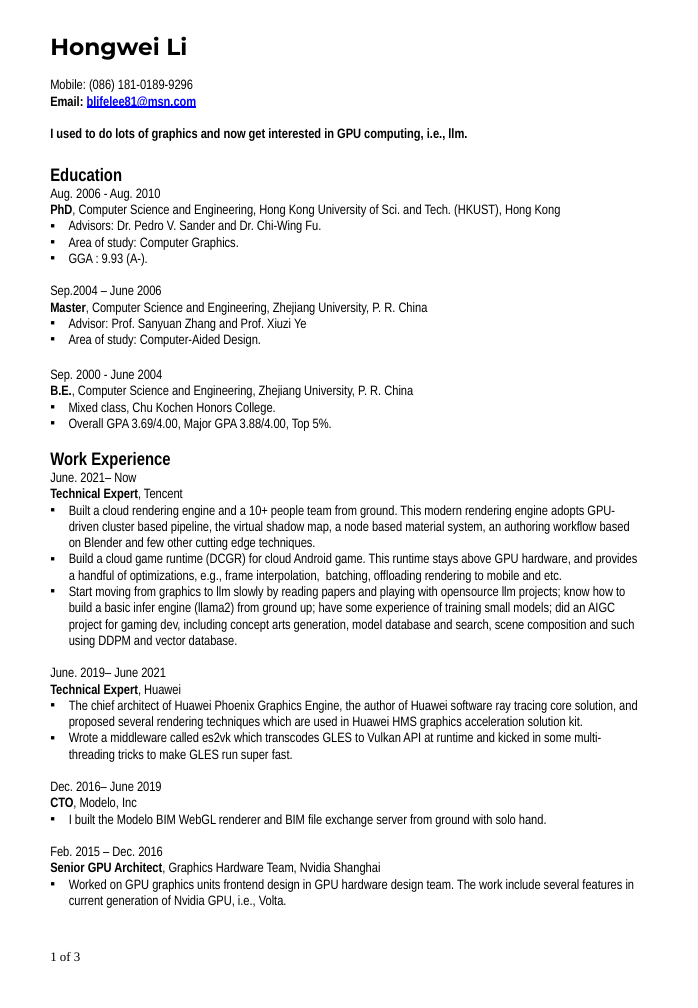
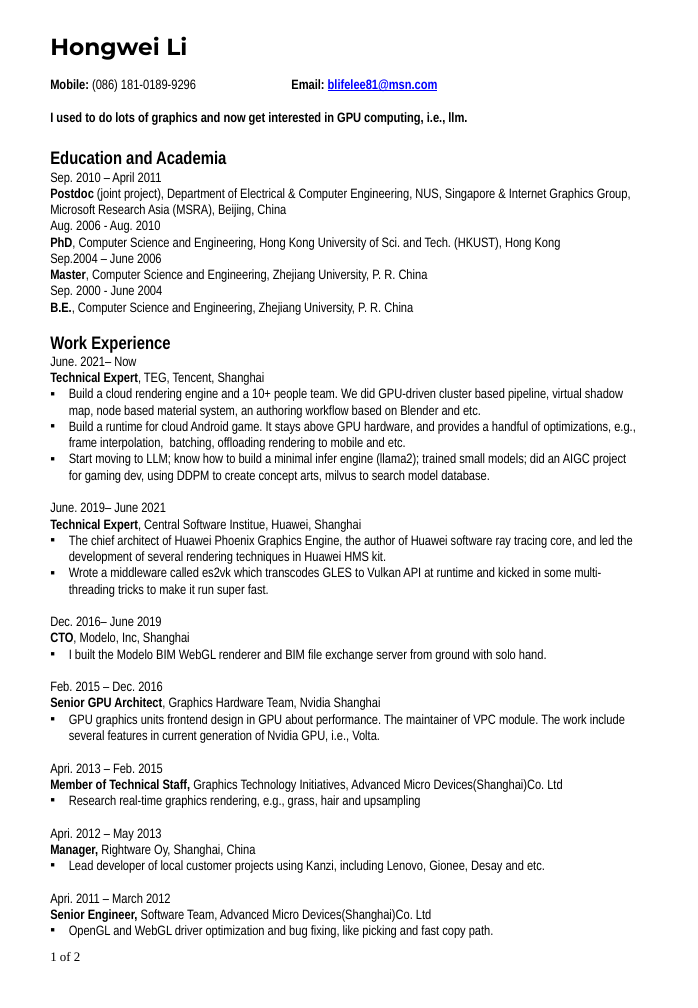
Before and after one commit to lihw/lihw.github.io, a slide deck: slide 1 of lihw_cv.pptx. Drawn at 698x1008 pixels with LibreOffice and Linux fonts; fonts in the diff are those of the drawing. Boxes give left, top, right and bottom in pixels: in the first picture for what was removed or moved away, otherwise in the second. Text is boxed around its words. In the diff, an @@ line names an element or a change of style, - is before the commit and + after.

```diff
--- a/lihw_cv.pptx
+++ b/lihw_cv.pptx
@@ text at box(50, 79, 438, 92): text changed; bold on @@
-Mobile: (086) 181-0189-9296
-Email: blifelee81@msn.com
+Mobile: (086) 181-0189-9296 Email: blifelee81@msn.com
@@ text at box(50, 151, 631, 217): text changed; size 14 to 10.5 pt; bold off @@
-Education
+Education and Academia
+Sep. 2010 – April 2011
+Postdoc (joint project), Department of Electrical & Computer Engineering, NUS, Singapore & Internet Graphics Group, Microsoft Research Asia (MSRA), Beijing, China
@@ text at box(69, 220, 321, 266): paragraphs removed @@
-▪ Advisors: Dr. Pedro V. Sander and Dr. Chi-Wing Fu.
-▪ Area of study: Computer Graphics.
-▪ GGA : 9.93 (A-).
@@ text at box(69, 318, 307, 347): paragraphs removed @@
-▪ Advisor: Prof. Sanyuan Zhang and Prof. Xiuzi Ye
-▪ Area of study: Computer-Aided Design.
@@ text at box(50, 372, 636, 483): text changed @@
-Technical Expert, Tencent
-  ▪ Built a cloud rendering engine and a 10+ people team from ground. This modern rendering engine adopts GPU-driven cluster based pipeline, the virtual shadow map, a node based material system, an authoring workflow based on Blender and few other cutting edge techniques.
-  ▪ Build a cloud game runtime (DCGR) for cloud Android game. This runtime stays above GPU hardware, and provides a handful of optimizations, e.g., frame interpolation, batching, offloading rendering to mobile and etc.
-  ▪ Start moving from graphics to llm slowly by reading papers and playing with opensource llm projects; know how to build a basic infer engine (llama2) from ground up; have some experience of training small models; did an AIGC project for gaming dev, including concept arts generation, model database and search, scene composition and such using DDPM and vector database.
+Technical Expert, TEG, Tencent, Shanghai
+  ▪ Build a cloud rendering engine and a 10+ people team. We did GPU-driven cluster based pipeline, virtual shadow map, node based material system, an authoring workflow based on Blender and etc.
+  ▪ Build a runtime for cloud Android game. It stays above GPU hardware, and provides a handful of optimizations, e.g., frame interpolation, batching, offloading rendering to mobile and etc.
+  ▪ Start moving to LLM; know how to build a minimal infer engine (llama2); trained small models; did an AIGC project for gaming dev, using DDPM to create concept arts, milvus to search model database.
@@ text at box(69, 402, 332, 431): paragraphs removed @@
-▪ Mixed class, Chu Kochen Honors College.
-▪ Overall GPA 3.69/4.00, Major GPA 3.88/4.00, Top 5%.
@@ text at box(50, 519, 632, 597): text changed @@
-Technical Expert, Huawei
-  ▪ The chief architect of Huawei Phoenix Graphics Engine, the author of Huawei software ray tracing core solution, and proposed several rendering techniques which are used in Huawei HMS graphics acceleration solution kit.
-  ▪ Wrote a middleware called es2vk which transcodes GLES to Vulkan API at runtime and kicked in some multi-threading tricks to make GLES run super fast.
+Technical Expert, Central Software Institue, Huawei, Shanghai
+  ▪ The chief architect of Huawei Phoenix Graphics Engine, the author of Huawei software ray tracing core, and led the development of several rendering techniques in Huawei HMS kit.
+  ▪ Wrote a middleware called es2vk which transcodes GLES to Vulkan API at runtime and kicked in some multi-threading tricks to make it run super fast.
@@ text at box(50, 632, 190, 645): text changed @@
-CTO, Modelo, Inc
+CTO, Modelo, Inc, Shanghai
@@ text at box(50, 714, 625, 938): text changed @@
-  ▪ Worked on GPU graphics units frontend design in GPU hardware design team. The work include several features in current generation of Nvidia GPU, i.e., Volta.
+  ▪ GPU graphics units frontend design in GPU about performance. The maintainer of VPC module. The work include several features in current generation of Nvidia GPU, i.e., Volta.
+Apri. 2013 – Feb. 2015
+Member of Technical Staff, Graphics Technology Initiatives, Advanced Micro Devices(Shanghai)Co. Ltd
+  ▪ Research real-time graphics rendering, e.g., grass, hair and upsampling
+Apri. 2012 – May 2013
+Manager, Rightware Oy, Shanghai, China
+  ▪ Lead developer of local customer projects using Kanzi, including Lenovo, Gionee, Desay and etc.
+Apri. 2011 – March 2012
+Senior Engineer, Software Team, Advanced Micro Devices(Shanghai)Co. Ltd
+▪ OpenGL and WebGL driver optimization and bug fixing, like picking and fast copy path.
@@ text at box(50, 952, 80, 961): text changed @@
-1 of 3
+1 of 2
```
Also in this commit, not shown: 1 other slide changed, 1 slide removed, 1 other file.
